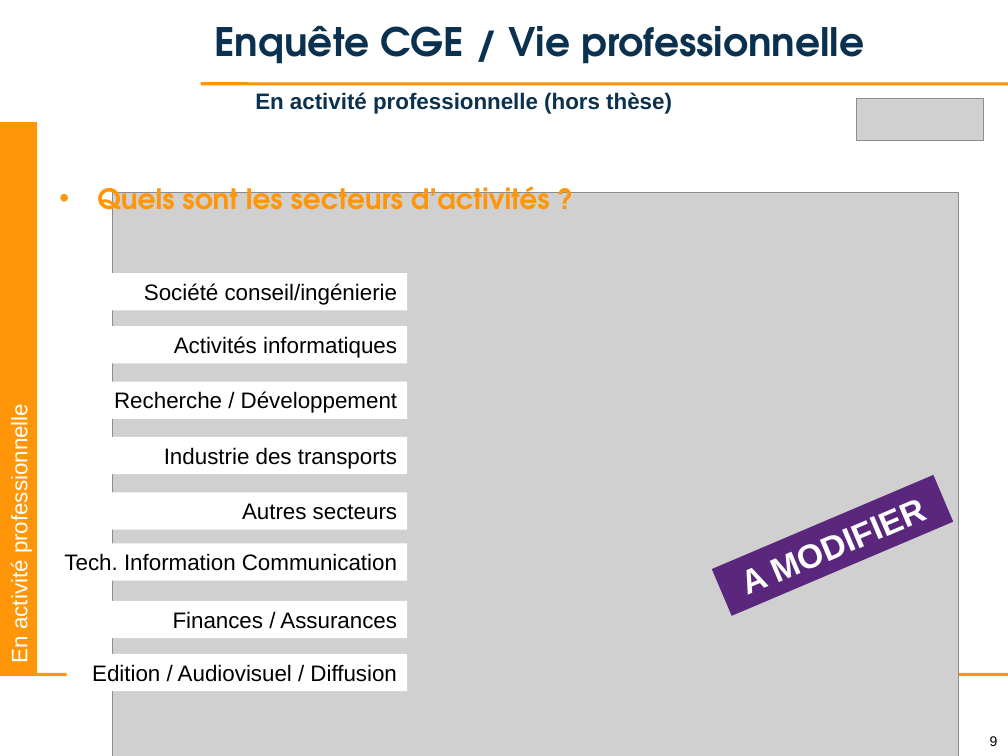
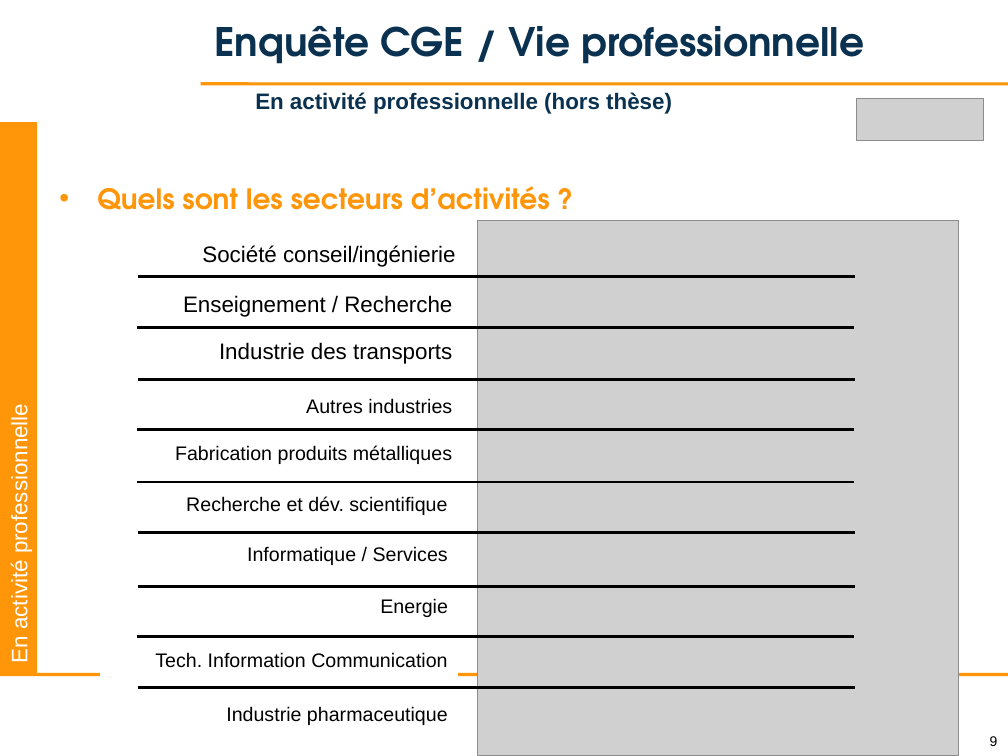
Before and after one commit to jvillemejane/jvillemejane, a slide deck: slide 9 of Presentations/2024_COPERF_CGE.pptx. Drawn at 1008x756 pixels with LibreOffice and Linux fonts; fonts in the diff are those of the drawing; grey boxes stand for pictures; background and template pictures are left out. Boxes give left, top, right and bottom in pixels: in the first picture for what was removed or moved away, otherwise in the second. Text is boxed around its words. In the diff, an @@ line names an element or a change of style, - is before the commit and + after.

```diff
--- a/Presentations/2024_COPERF_CGE.pptx
+++ b/Presentations/2024_COPERF_CGE.pptx
@@ rectangle "Société conseil/ingénierie": place and size @@
-rectangle "Société conseil/ingénierie" at [84, 273, 407, 310]
+rectangle "Société conseil/ingénierie" at [142, 236, 466, 273]
@@ picture: place and size @@
-picture at [113, 193, 959, 756]
+picture at [478, 221, 959, 756]
@@ line added from (137, 277) to (855, 277), #000000 2 pt @@
@@ rectangle "Enseignement / Recherche": place and size @@
-rectangle "Enseignement / Recherche" at [84, 382, 407, 419]
+rectangle "Enseignement / Recherche" at [139, 285, 463, 323]
@@ text in rectangle at [183, 295, 452, 317]: text changed @@
-Recherche / Développement
+Enseignement / Recherche
@@ rectangle removed at [84, 327, 407, 364] @@
-Activités informatiques
@@ line added from (137, 328) to (854, 328), #000000 2 pt @@
@@ text "Industrie des transports" rewrapped from [84, 437, 407, 475] to [219, 342, 452, 364] @@
@@ line added from (137, 379) to (855, 379), #000000 2 pt @@
@@ text added at [306, 398, 452, 414], 14 pt, text #000000 @@
+Autres industries
@@ line added from (137, 429) to (854, 429), #000000 2 pt @@
@@ text added at [175, 445, 452, 464], 14 pt, text #000000 @@
+Fabrication produits métalliques
@@ rectangle removed at [711, 475, 953, 616] @@
-A MODIFIER
@@ rectangle removed at [84, 492, 407, 529] @@
-Autres secteurs
@@ line added from (137, 482) to (854, 482), #000000 2 pt @@
@@ text added at [186, 496, 447, 515], 14 pt, text #000000 @@
+Recherche et dév. scientifique
@@ rectangle added at [100, 537, 458, 572], fill #FFFFFF, 14 pt, text #000000 @@
+Informatique / Services
@@ line added from (137, 532) to (855, 532), #000000 2 pt @@
@@ rectangle added at [100, 589, 458, 623], fill #FFFFFF, 14 pt, text #000000 @@
+Energie
@@ line added from (137, 587) to (855, 587), #000000 2 pt @@
@@ rectangle removed at [84, 601, 407, 638] @@
-Finances / Assurances
@@ rectangle removed at [67, 654, 407, 691] @@
-Edition / Audiovisuel / Diffusion
@@ text "Tech. Information Communication": place and size @@
-text "Tech. Information Communication" at [49, 543, 407, 581]
+text "Tech. Information Communication" at [155, 652, 447, 668]
@@ text "Tech. Information Communication" at [155, 652, 447, 668]: size 16 to 14 pt @@
@@ line added from (137, 637) to (854, 637), #000000 2 pt @@
@@ line added from (138, 687) to (856, 687), #000000 2 pt @@
@@ text added at [226, 706, 448, 725], 14 pt, text #000000 @@
+Industrie pharmaceutique
```
Also in this commit, not shown: 6 other slides changed, 3 slides added, 5 slides removed, 1 other file.
